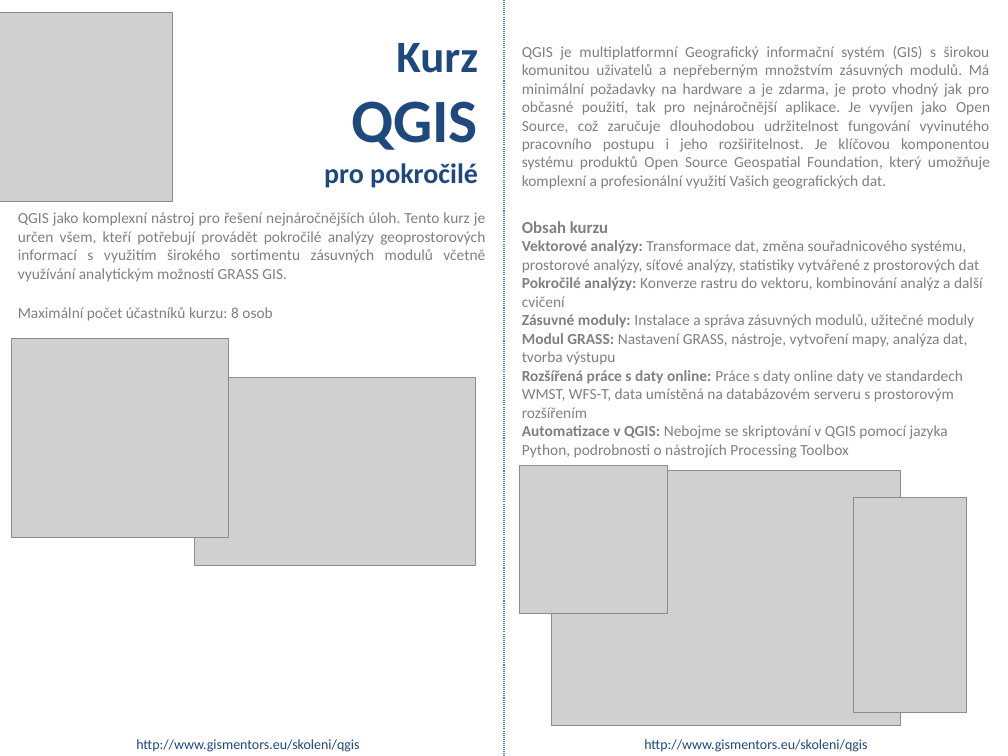
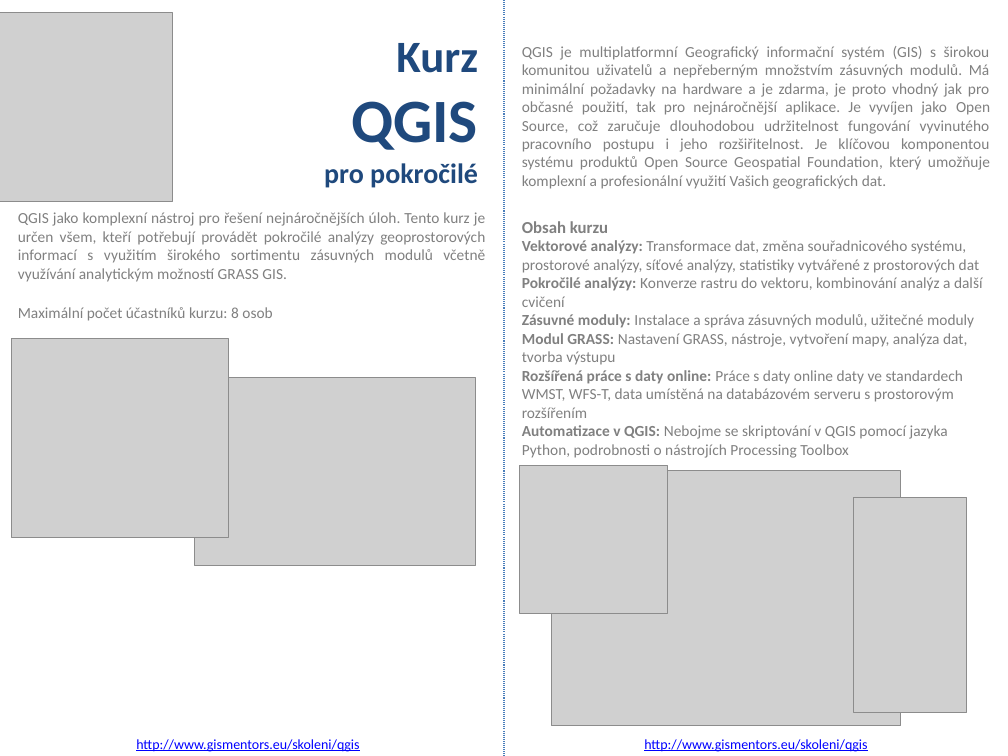
Before and after one commit to GISMentors/marketing, a slide deck: slide 1 of flyers/skoleni-qgis-pokrocily.pptx. Drawn at 1008x756 pixels with LibreOffice and Linux fonts; fonts in the diff are those of the drawing; grey boxes stand for pictures. Boxes give left, top, right and bottom in pixels: in the first picture for what was removed or moved away, otherwise in the second. Text is boxed around its words. In the diff, an @@ line names an element or a change of style, - is before the commit and + after.

```diff
--- a/flyers/skoleni-qgis-pokrocily.pptx
+++ b/flyers/skoleni-qgis-pokrocily.pptx
@@ text "http://www.gismentors.eu/skoleni/qgis" at (x1=136, y1=739, x2=359, y2=752): text colour #1F497D to #0000FF, underline on @@
@@ text "http://www.gismentors.eu/skoleni/qgis" at (x1=644, y1=739, x2=867, y2=752): text colour #1F497D to #0000FF, underline on @@
```
Also in this commit, not shown: 5 other files.
